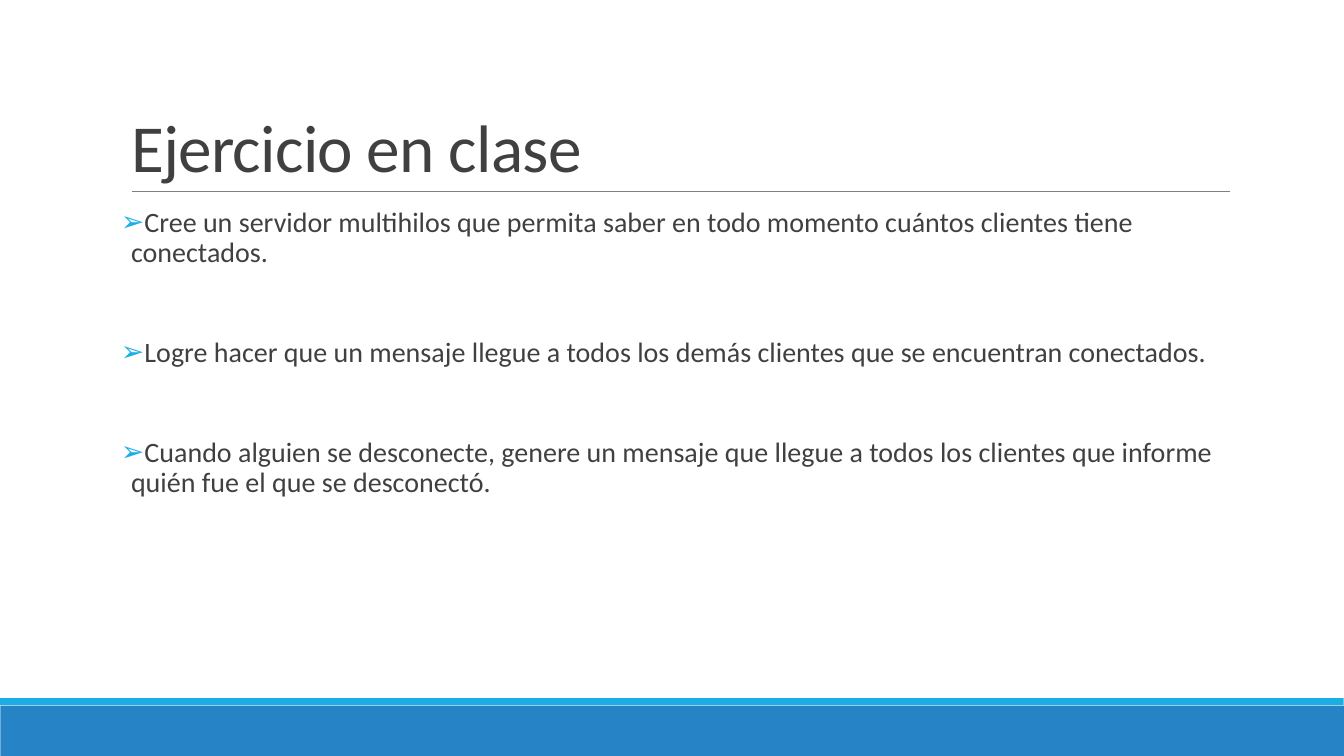
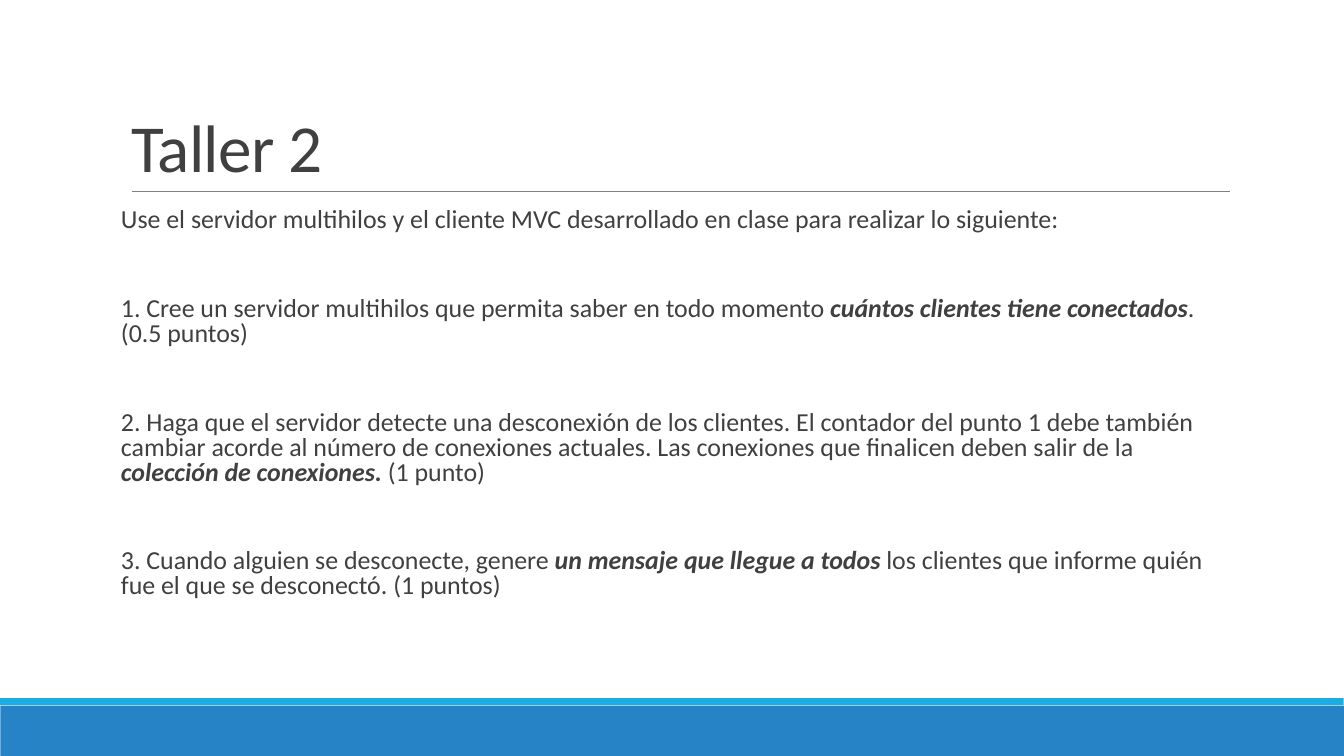
Before and after one commit to Domiciano/PrograRed201, a slide deck: slide 9 of Semana 6/Presentación.pptx. Drawn at 1344x756 pixels with LibreOffice and Linux fonts; fonts in the diff are those of the drawing. Boxes give left, top, right and bottom in pixels: in the first picture for what was removed or moved away, otherwise in the second. Text is boxed around its words. In the diff, an @@ line names an element or a change of style, - is before the commit and + after.

Commit message:
Semana 6 Taller

```diff
--- a/Semana 6/Presentación.pptx
+++ b/Semana 6/Presentación.pptx
@@ title at [131, 125, 323, 173]: text changed @@
-Ejercicio en clase
+Taller 2
@@ text at [121, 210, 1203, 598]: text changed; size 20 to 18.5 pt @@
-➢ Cree un servidor multihilos que permita saber en todo momento cuántos clientes tiene conectados.
-➢ Logre hacer que un mensaje llegue a todos los demás clientes que se encuentran conectados.
-➢ Cuando alguien se desconecte, genere un mensaje que llegue a todos los clientes que informe quién fue el que se desconectó.
+Use el servidor multihilos y el cliente MVC desarrollado en clase para realizar lo siguiente:
+1. Cree un servidor multihilos que permita saber en todo momento cuántos clientes tiene conectados. (0.5 puntos)
+2. Haga que el servidor detecte una desconexión de los clientes. El contador del punto 1 debe también cambiar acorde al número de conexiones actuales. Las conexiones que finalicen deben salir de la colección de conexiones. (1 punto)
+3. Cuando alguien se desconecte, genere un mensaje que llegue a todos los clientes que informe quién fue el que se desconectó. (1 puntos)
```
Also in this commit, not shown: 1 other slide changed.
